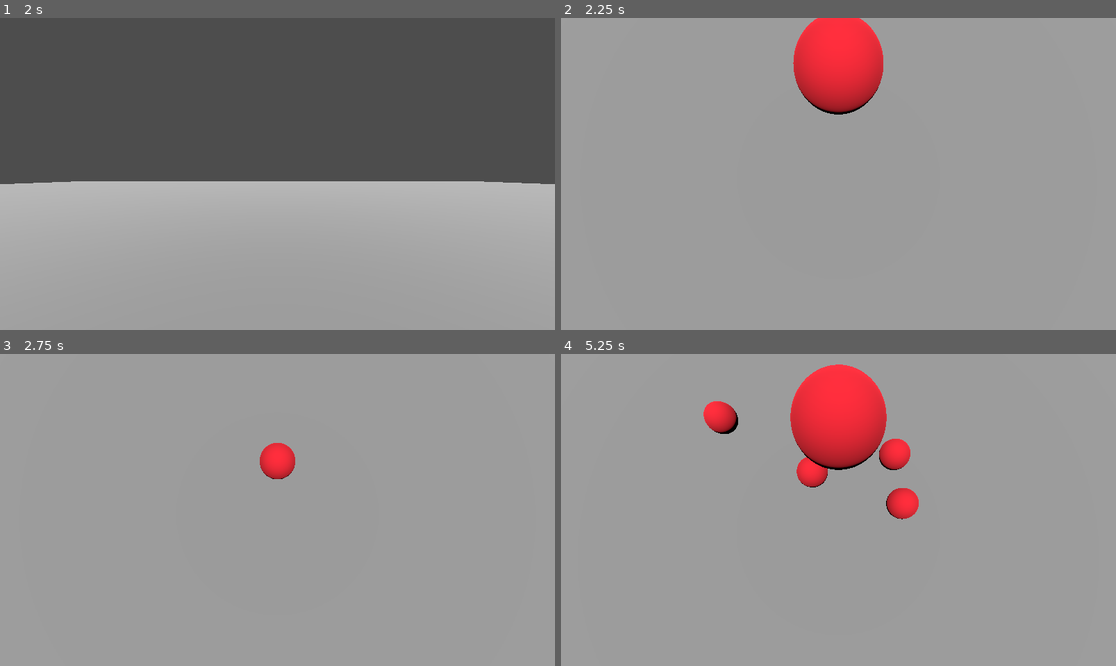
Above: before the commit, frames 1-4 (two rows, left to right).
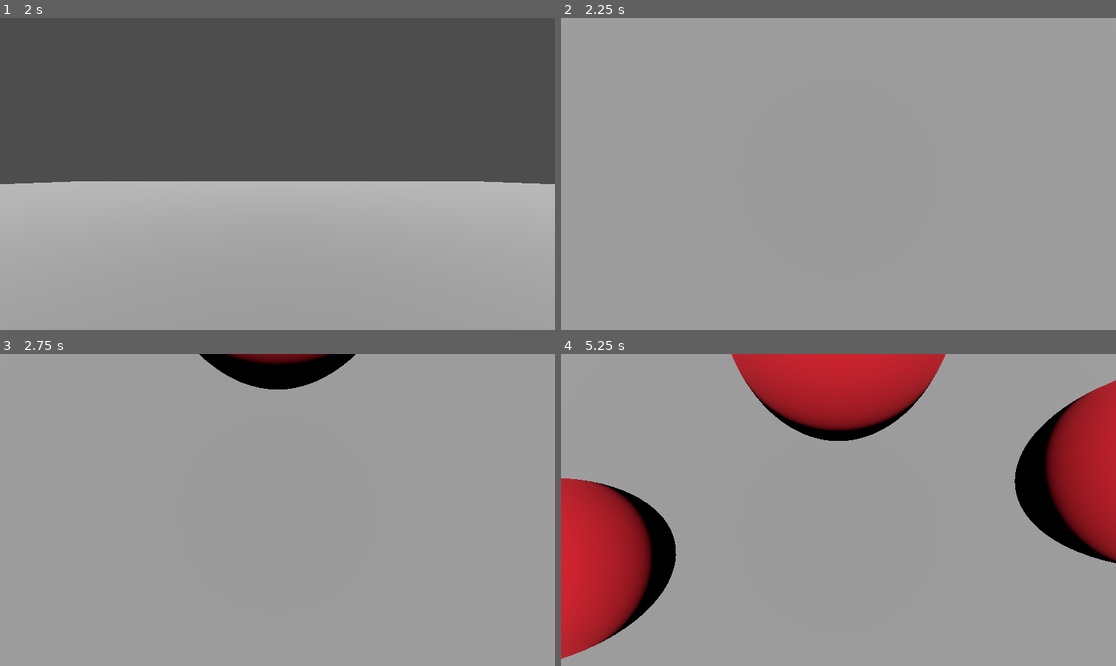
Above: after the commit, the same moments.

Repository: Luca-Umekubo/Product-Design
Game: Godot game, scene res://HomeScreen.tscn
Two runs of this game, one before a commit and one after it. Both use one fixed random seed, a clock stepped at 60 frames per second and the inputs below.
Inputs (mouse positions are in pixels of both pictures, inside the frame that each line leads up to):
- Up to frame 1 (2 s): tap Enter at 0.5 s; move the mouse to (399, 158) at 0.52 s; hold D (move_right) 0.53-1.25 s; click (399, 158) at 0.6 s; click "Host" at 1.25 s
- Up to frame 2 (2.25 s): move the mouse to (810, 174) at 2.02 s; hold W (move_forward) from 2.03 s (still down); click (810, 174) at 2.1 s
- Up to frame 3 (2.75 s): keep holding W (move_forward)
- Up to frame 4 (5.25 s): keep holding W (move_forward); move the mouse to (849, 503) at 2.77 s; click (849, 503) at 2.85 s; move the mouse to (832, 516) at 3.52 s; click (832, 516) at 3.6 s; move the mouse to (877, 513) at 4.27 s; click (877, 513) at 4.35 s; move the mouse to (794, 506) at 5.02 s; click (794, 506) at 5.1 s

Frame 1 is identical in both runs. In frame 2, 4.1% of the frame differs, in the area x 41-59%, y 0-31%; in frame 3, 2.8%; in frame 4, 27%, in the area x 0-100%, y 0-98%.

Commit message:
Added collision adaptations
Added variable for lives, and added bouncing to collisions, fixed players being able to push the ball, and made friction

Diff:
--- a/hyperballz/Player.gd
+++ b/hyperballz/Player.gd
@@ -4,21 +4,30 @@
 var speed = 5.0
 var mouse_sensitivity = 0.005
 var gravity = -9.8
+var lives = 2  # Player starts with 2 lives
+
+# Optional reference to a hit material for visual feedback
+var hit_material = null
 
 func _ready():
 	add_to_group("players")
-	if is_multiplayer_authority():
+
+	# Try to load the hit material if it exists
+	if ResourceLoader.exists("res://hit_material.tres"):
+		hit_material = load("res://hit_material.tres")
+
+	if multiplayer.has_multiplayer_peer() and is_multiplayer_authority():
 		camera.current = true
-		Input.set_mouse_mode(Input.MOUSE_MODE_CAPTURED)
+		Input.mouse_mode = Input.MOUSE_MODE_CAPTURED
 
 func _input(event):
-	if is_multiplayer_authority() and event is InputEventMouseMotion:
+	if multiplayer.has_multiplayer_peer() and is_multiplayer_authority() and event is InputEventMouseMotion:
 		rotate_y(-event.relative.x * mouse_sensitivity)
 		camera.rotate_x(-event.relative.y * mouse_sensitivity)
 		camera.rotation.x = clamp(camera.rotation.x, -PI/2, PI/2)
 
 func _physics_process(delta):
-	if is_multiplayer_authority():
+	if multiplayer.has_multiplayer_peer() and is_multiplayer_authority():
 		var input_vector = Vector2(
 			Input.get_action_strength("move_right") - Input.get_action_strength("move_left"),
 			Input.get_action_strength("move_backward") - Input.get_action_strength("move_forward")
@@ -36,6 +45,20 @@
 		# Apply movement
 		move_and_slide()
 
+		# Handle pushing balls - Godot 4.4.1 syntax
+		for i in range(get_slide_collision_count()):
+			var collision = get_slide_collision(i)
+			if collision.get_collider() is RigidBody3D and collision.get_collider().is_in_group("balls"):
+				var push_strength = 2.5
+				# Only push if we're actually moving
+				if velocity.length() > 0.1:
+					collision.get_collider().apply_central_impulse(-collision.get_normal() * push_strength * velocity.length())
+				else:
+					# Even when not moving but trying to push
+					if input_vector.length() > 0.1:
+						var push_direction = global_transform.basis * Vector3(input_vector.x, 0, input_vector.y).normalized()
+						collision.get_collider().apply_central_impulse(push_direction * push_strength)
+
 		if Input.is_action_just_pressed("throw"):
 			throw_ball.rpc()
 
@@ -43,8 +66,27 @@
 func throw_ball():
 	if not multiplayer.is_server():
 		return
-	var spawn_position = $Camera3D/BallSpawnPoint.global_position
-	var spawn_velocity = $Camera3D.global_transform.basis.z * -10
+
+	# Get spawn position further away from player to avoid collision
+	var spawn_direction = -$Camera3D.global_transform.basis.z.normalized()
+	var spawn_distance = 1.5  # Increased distance to avoid collision with player
+	var spawn_position = $Camera3D/BallSpawnPoint.global_position + (spawn_direction * spawn_distance)
+
+	# Check if spawn position is valid (not inside another object)
+	var space_state = get_world_3d().direct_space_state
+	var query = PhysicsRayQueryParameters3D.create(
+		$Camera3D.global_position,
+		spawn_position
+	)
+	query.exclude = [self]  # Exclude the player from the check
+	var result = space_state.intersect_ray(query)
+
+	# If the ray hits something, adjust spawn position to be in front of that object
+	if result:
+		# Place the ball just before the collision point
+		spawn_position = result.position - (spawn_direction * 0.3)
+
+	var spawn_velocity = spawn_direction * 10  # Speed of 10
 	var ball_data = {
 		"position": spawn_position,
 		"velocity": spawn_velocity
@@ -52,8 +94,35 @@
 	get_tree().get_root().get_node("Game/Balls/BallSpawner").spawn(ball_data)
 
 @rpc("authority")
+func hit_by_ball():
+	if multiplayer.has_multiplayer_peer() and is_multiplayer_authority():
+		lives -= 1
+		update_lives.rpc(lives)
+
+		if lives <= 0:
+			# No lives left, respawn the player
+			respawn()
+		else:
+			# Still has lives, just show visual feedback
+			if hit_material != null:
+				$MeshInstance3D.material_override = hit_material
+				# Using a timer node since await might not work reliably in networked context
+				var timer = get_tree().create_timer(0.3)
+				timer.timeout.connect(func(): $MeshInstance3D.material_override = null)
+
+@rpc("authority", "call_local")
+func update_lives(new_lives):
+	lives = new_lives
+	# You can update UI here if you have one
+	print("Player ", name, " lives: ", lives)
+
+@rpc("authority")
 func respawn():
-	if is_multiplayer_authority():
+	if multiplayer.has_multiplayer_peer() and is_multiplayer_authority():
+		# Reset lives on respawn
+		lives = 2
+		update_lives.rpc(lives)
+
 		var spawn_points = get_tree().get_nodes_in_group("spawn_points")
 		if spawn_points.size() > 0:
 			var spawn_point = spawn_points[randi() % spawn_points.size()]
--- a/hyperballz/ball.gd
+++ b/hyperballz/ball.gd
@@ -1,11 +1,97 @@
 extends RigidBody3D
 
+var is_active = true
+var respawn_timer = 0.0
+var max_respawn_time = 15.0  # Seconds until ball disappears if not picked up
+var spawn_immunity_time = 0.2  # Short immunity after spawning
+var last_hit_player = null  # Track which player we last hit
+
 func _ready():
-	connect("body_entered", _on_body_entered)
+	body_entered.connect(_on_body_entered)
+
+	# Create and set physics material for friction and bounce
+	var physics_material = PhysicsMaterial.new()
+	physics_material.friction = 0.5
+	physics_material.bounce = 0.7
+	physics_material_override = physics_material
+
+	# Set other physics parameters
+	mass = 2.0
+	custom_integrator = false
+	continuous_cd = true
+	max_contacts_reported = 5
+	contact_monitor = true
+
+	# Set collision layer and mask to ensure proper collision
+	collision_layer = 2  # Layer 2 for balls
+	collision_mask = 1 | 2 | 4  # Collide with players (1), other balls (2), and environment (4)
+
+	add_to_group("balls")
+
+	# Give a small impulse upward to prevent sticking to ground on spawn
+	apply_central_impulse(Vector3(0, 0.5, 0))
+
+	# Brief immunity to allow the ball to move away from the player
+	set_deferred("monitoring", false)
+	var timer = get_tree().create_timer(spawn_immunity_time)
+	timer.timeout.connect(func(): set_deferred("monitoring", true))
+
+func _physics_process(delta):
+	# Handle respawn timer for balls at rest
+	if is_active and linear_velocity.length() < 0.1:
+		respawn_timer += delta
+		if respawn_timer > max_respawn_time:
+			queue_free()
+	else:
+		respawn_timer = 0.0
+
+	# Apply small damping to slow rolling balls over time
+	if linear_velocity.length() < 3.0 and linear_velocity.length() > 0.1:
+		linear_velocity = linear_velocity * 0.98
+
+	# Prevent balls from getting stuck in the floor
+	if is_active and abs(linear_velocity.y) < 0.01 and is_on_floor():
+		apply_central_impulse(Vector3(0, 0.2, 0))
+
+func is_on_floor():
+	# Simple check to detect if ball is on a floor-like surface
+	var space_state = get_world_3d().direct_space_state
+	var query = PhysicsRayQueryParameters3D.create(
+		global_position,
+		global_position + Vector3(0, -0.55, 0)
+	)
+	query.exclude = [self]
+	var result = space_state.intersect_ray(query)
+	return result != null
 
 func _on_body_entered(body):
 	if not multiplayer.is_server():
 		return
+
 	if body.is_in_group("players"):
-		body.respawn.rpc()
-		queue_free()
+		# Check if this is a high-velocity hit that should cause damage
+		if linear_velocity.length() > 5.0:
+			# Damage the player, but DON'T destroy the ball
+			body.hit_by_ball.rpc()
+
+			# Make the ball bounce off the player instead of destroying it
+			var bounce_direction = (global_position - body.global_position).normalized()
+			linear_velocity = bounce_direction * linear_velocity.length() * 0.7  # 70% of original speed
+
+			# Add a slight upward component to the bounce
+			linear_velocity.y += 2.0
+
+			# Remember this player to prevent multiple rapid hits
+			last_hit_player = body
+
+			# Create a brief immunity period to prevent multiple hits in succession
+			set_deferred("monitoring", false)
+			var timer = get_tree().create_timer(0.5)  # Half second immunity
+			timer.timeout.connect(func():
+				set_deferred("monitoring", true)
+				last_hit_player = null
+			)
+		else:
+			# Allow players to push the ball when it's slow/stopped
+			var push_direction = (global_position - body.global_position).normalized()
+			apply_central_impulse(push_direction * 3.0)
